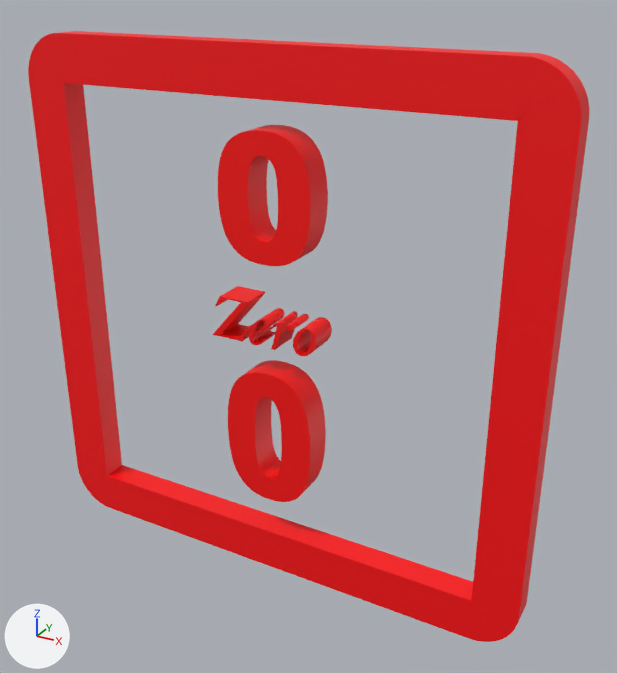
The glTF model assets/models/Number/Number_0.glb as it was, and as the next commit left it.
One viewpoint serves both versions: a 50 mm lens placed at (1.48, -1.09, 2.85), pointed at (0.12, 1.39, 1.61). The axes (+X, +Y, +Z) are drawn at lower left. The lights are the same throughout. Where no turn or scale is listed for an object, it has been applied to the vertices.

In view in the first picture: 'Cube', 'Text', 'Text.001', 'Text.002'.
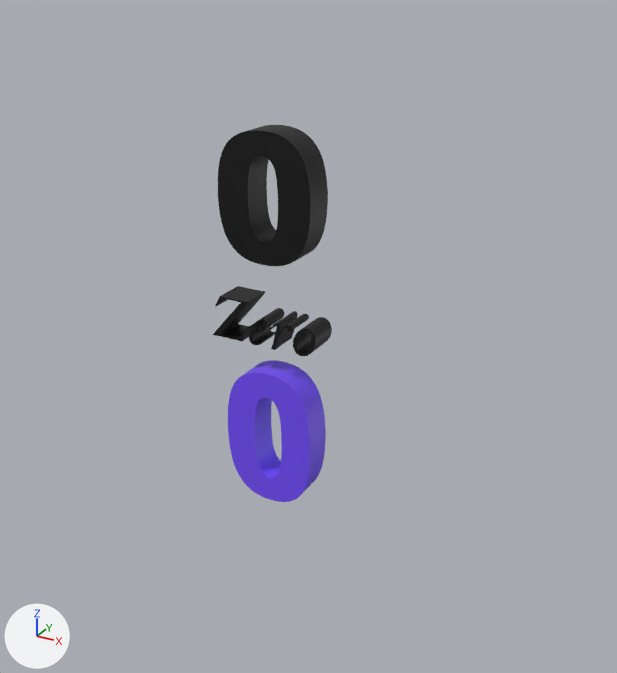
The change, as a list of edits to the scene's bpy script:
```text
Change mat_material_004:
    mat_material_004.base_color: (1.0, 0.0, 0.0) -> (0.0, 0.0, 0.0)  # red #ff0000 -> black #000000
Change mat_material_002:
    mat_material_002.base_color: (1.0, 0.0, 0.0) -> (0.0, 0.0, 0.0)  # red #ff0000 -> black #000000
Change mat_material_003:
    mat_material_003.base_color: (1.0, 0.0, 0.0) -> (0.176, 0.0782, 1.0)  # red #ff0000 -> blue #744fff
Remove ob_cube:
    ob_cube = bpy.data.objects.new('Cube', me_cube)
    ob_cube.location = (0.0, 1.328, 1.614)
```

Changed parts and their boxes (x1, y1, x2, y2) in the pictures (617 x 673 px):
'Cube', deleted (red)
    before: (28, 31, 589, 642)
'Text', recoloured (red to black)
    both: (218, 125, 328, 266)
'Text.002', recoloured (red to blue)
    both: (228, 360, 326, 502)
'Text.001', recoloured (red to black)
    both: (213, 286, 332, 356)
